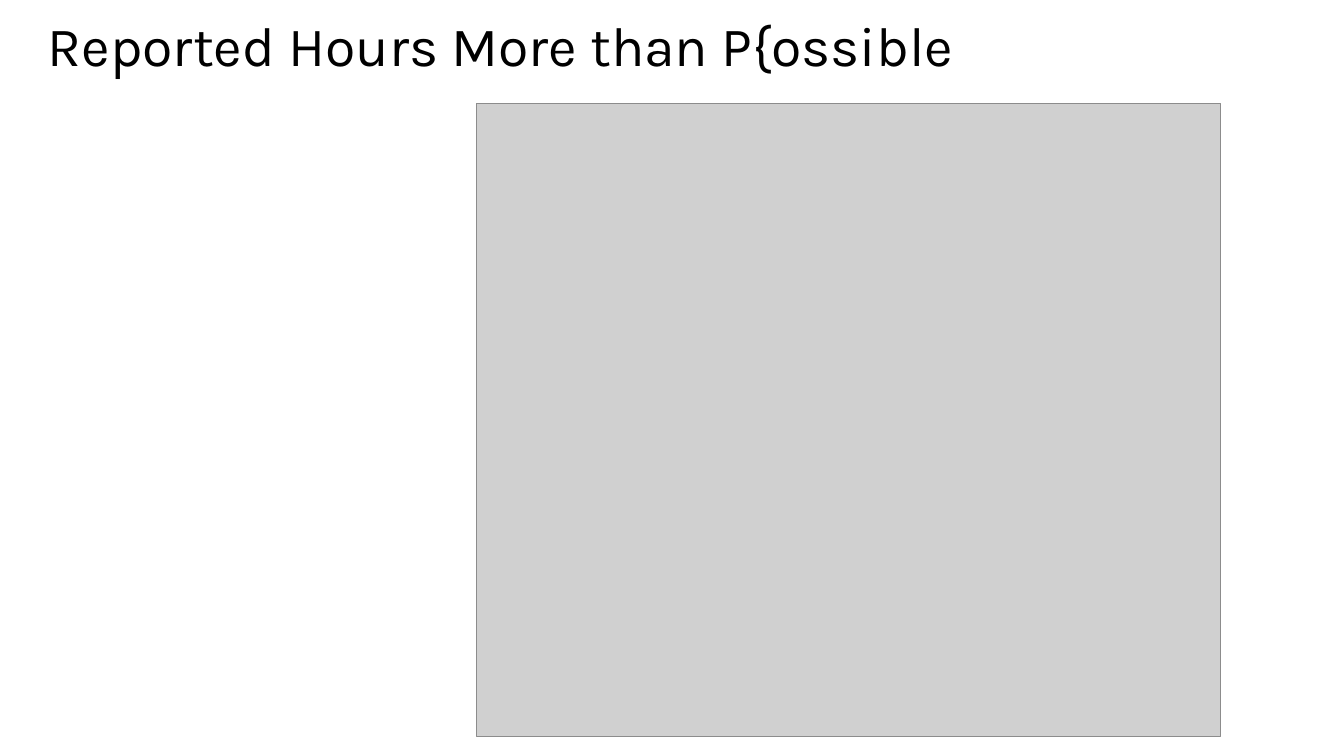
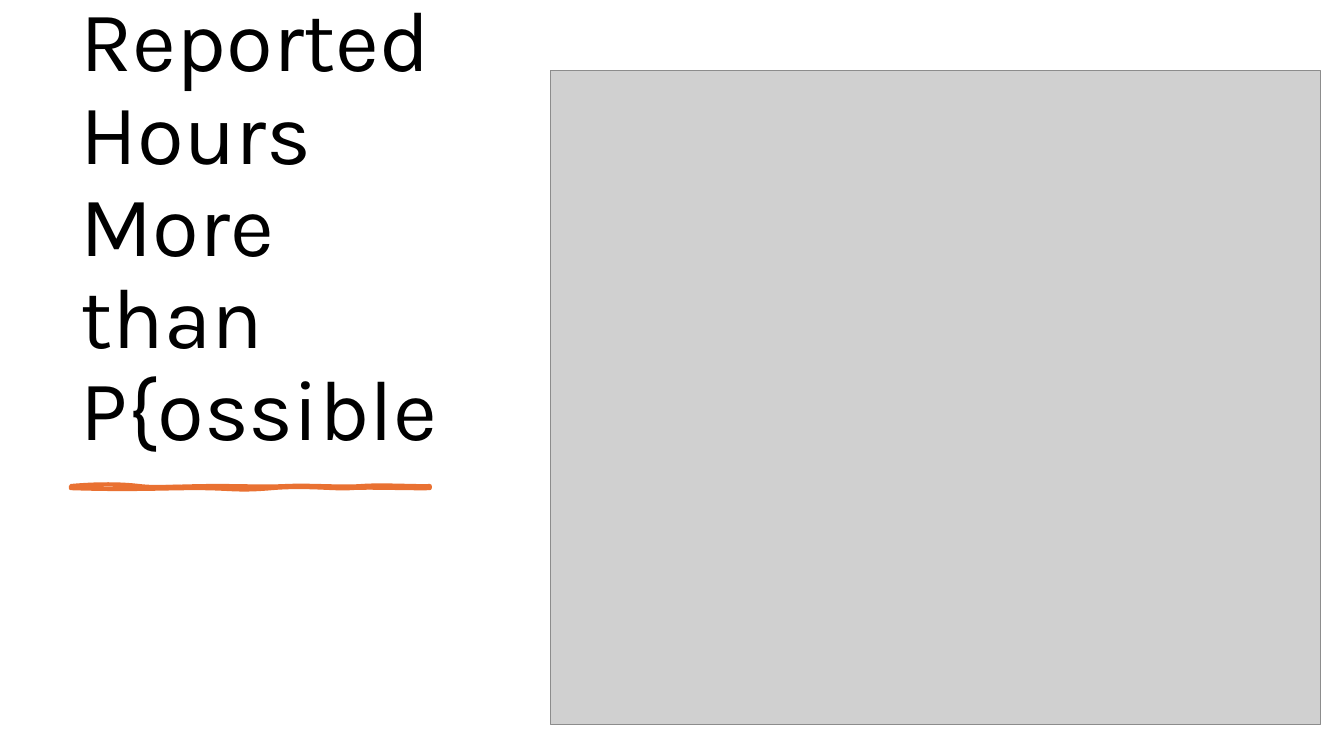
Before and after one commit to mzhao577/Download_FraudCases, a slide deck: slide 2 of FraudAnalysis_ReportedCases.pptx. Drawn at 1344x756 pixels with LibreOffice and Linux fonts; fonts in the diff are those of the drawing; grey boxes stand for pictures. Boxes give left, top, right and bottom in pixels: in the first picture for what was removed or moved away, otherwise in the second. Text is boxed around its words. In the diff, an @@ line names an element or a change of style, - is before the commit and + after.

```diff
--- a/FraudAnalysis_ReportedCases.pptx
+++ b/FraudAnalysis_ReportedCases.pptx
@@ title "Reported Hours More than P{ossible" moved from (x1=48, y1=24, x2=954, y2=79) to (x1=81, y1=12, x2=438, y2=452) @@
@@ title "Reported Hours More than P{ossible" at (x1=81, y1=12, x2=438, y2=452): size 39.6 to 61 pt; vertical alignment middle to bottom @@
@@ picture resized from (x1=477, y1=103, x2=1221, y2=736) to (x1=551, y1=71, x2=1320, y2=725) @@
@@ freeform shape added at (x1=71, y1=486, x2=430, y2=488), fill #E97132, outline #E97132 3 pt @@
```
Also in this commit, not shown: 10 other files.
